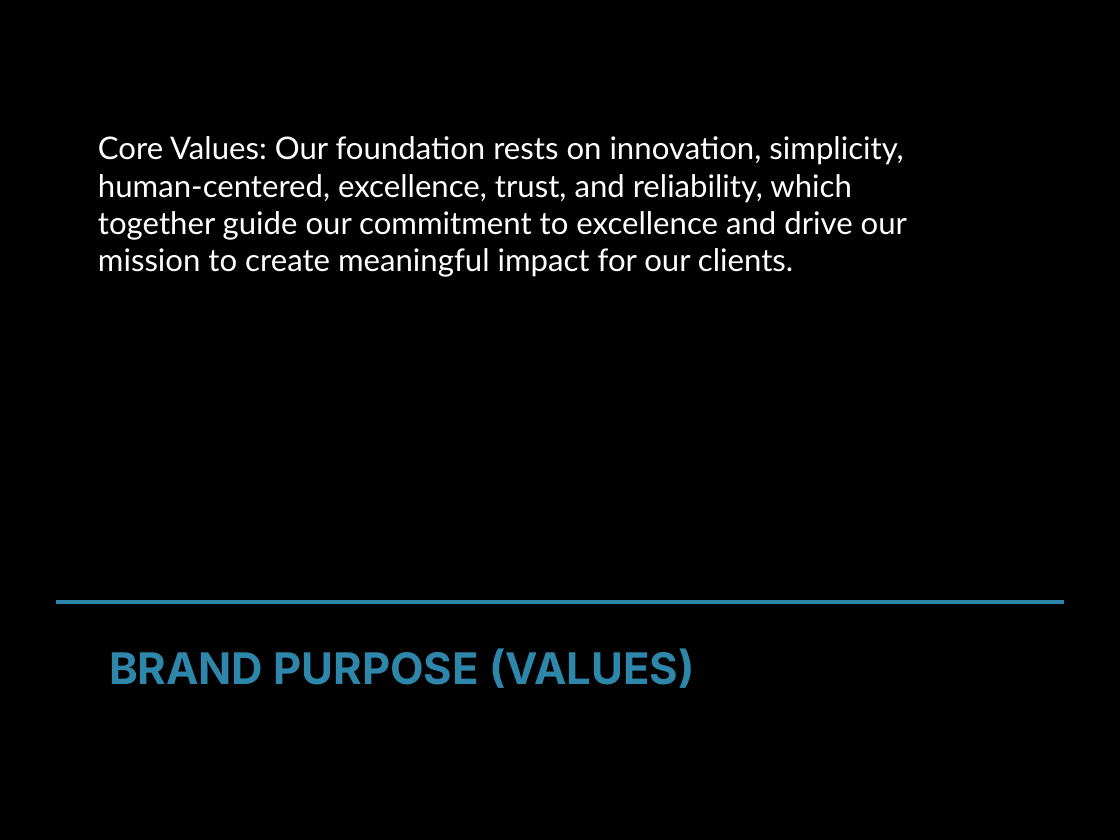
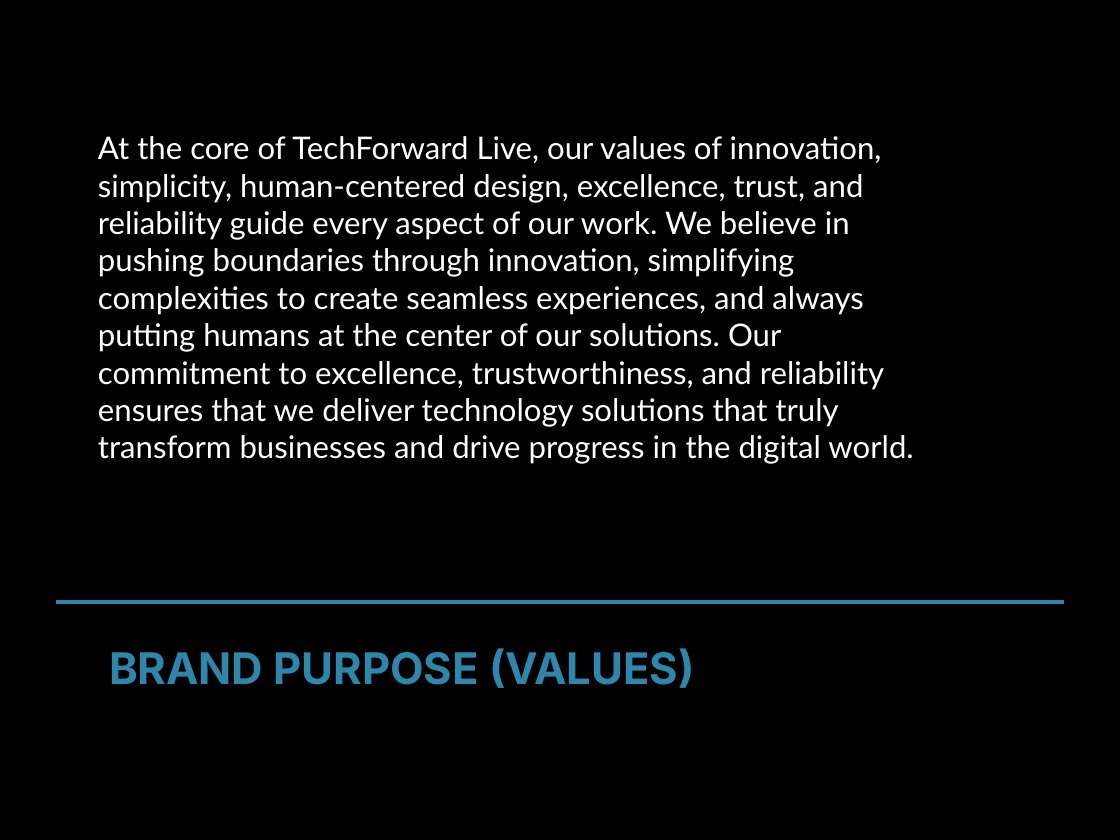
Before and after one commit to md-anas-sabah/brand_book_generator_crewai, a slide deck: slide 6 of output/techforward_live/techforward_live_enhanced_brand_book.pptx. Drawn at 1120x840 pixels with LibreOffice and Linux fonts; fonts in the diff are those of the drawing. Boxes give left, top, right and bottom in pixels: in the first picture for what was removed or moved away, otherwise in the second. Text is boxed around its words. In the diff, an @@ line names an element or a change of style, - is before the commit and + after.

```diff
--- a/output/techforward_live/techforward_live_enhanced_brand_book.pptx
+++ b/output/techforward_live/techforward_live_enhanced_brand_book.pptx
@@ text at (98,136,913,464): text changed @@
-Core Values: Our foundation rests on innovation, simplicity, human-centered, excellence, trust, and reliability, which together guide our commitment to excellence and drive our mission to create meaningful impact for our clients.
+At the core of TechForward Live, our values of innovation, simplicity, human-centered design, excellence, trust, and reliability guide every aspect of our work. We believe in pushing boundaries through innovation, simplifying complexities to create seamless experiences, and always putting humans at the center of our solutions. Our commitment to excellence, trustworthiness, and reliability ensures that we deliver technology solutions that truly transform businesses and drive progress in the digital world.
```
Also in this commit, not shown: 9 other slides changed, 4 slides added, 1 slide removed, 23 other files.
